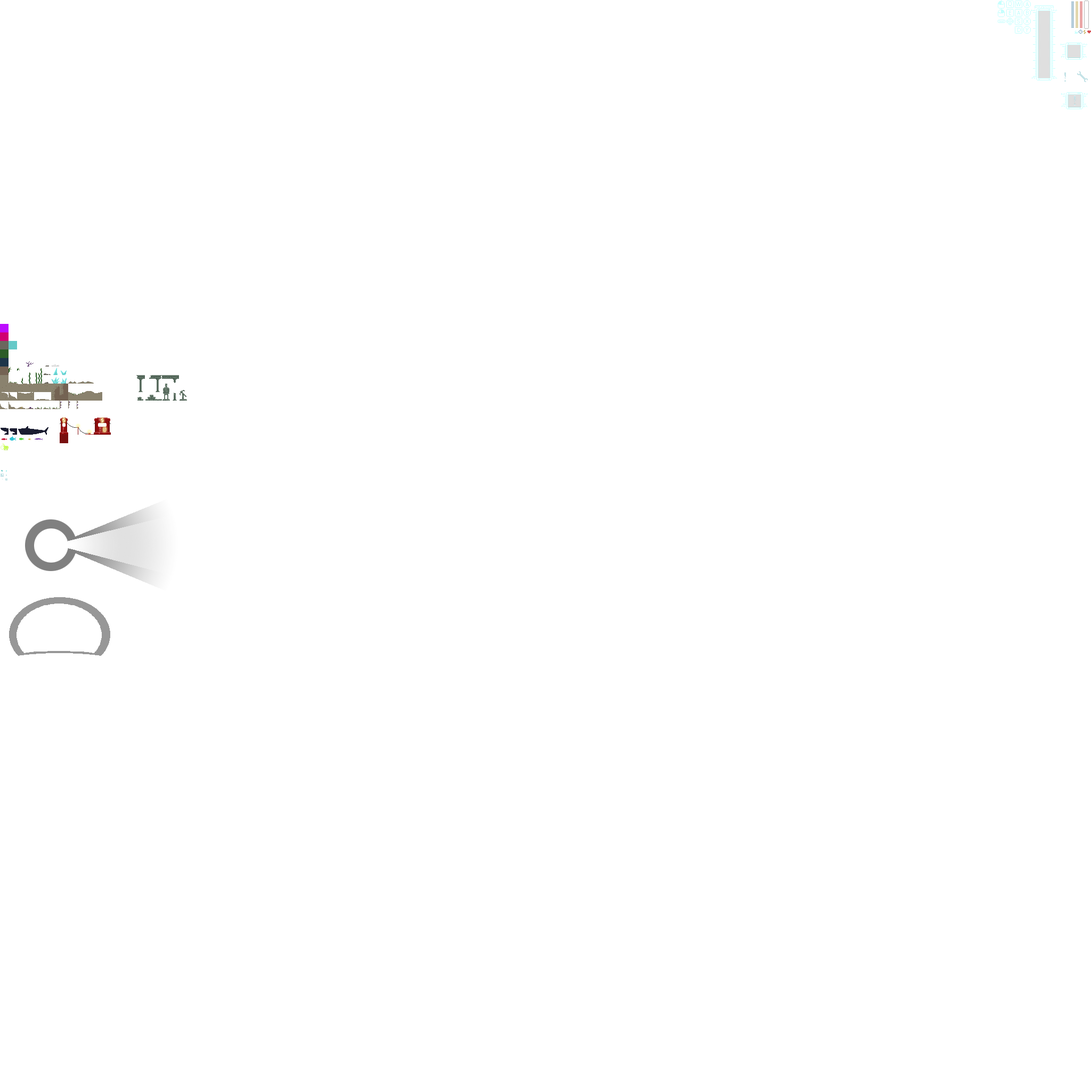
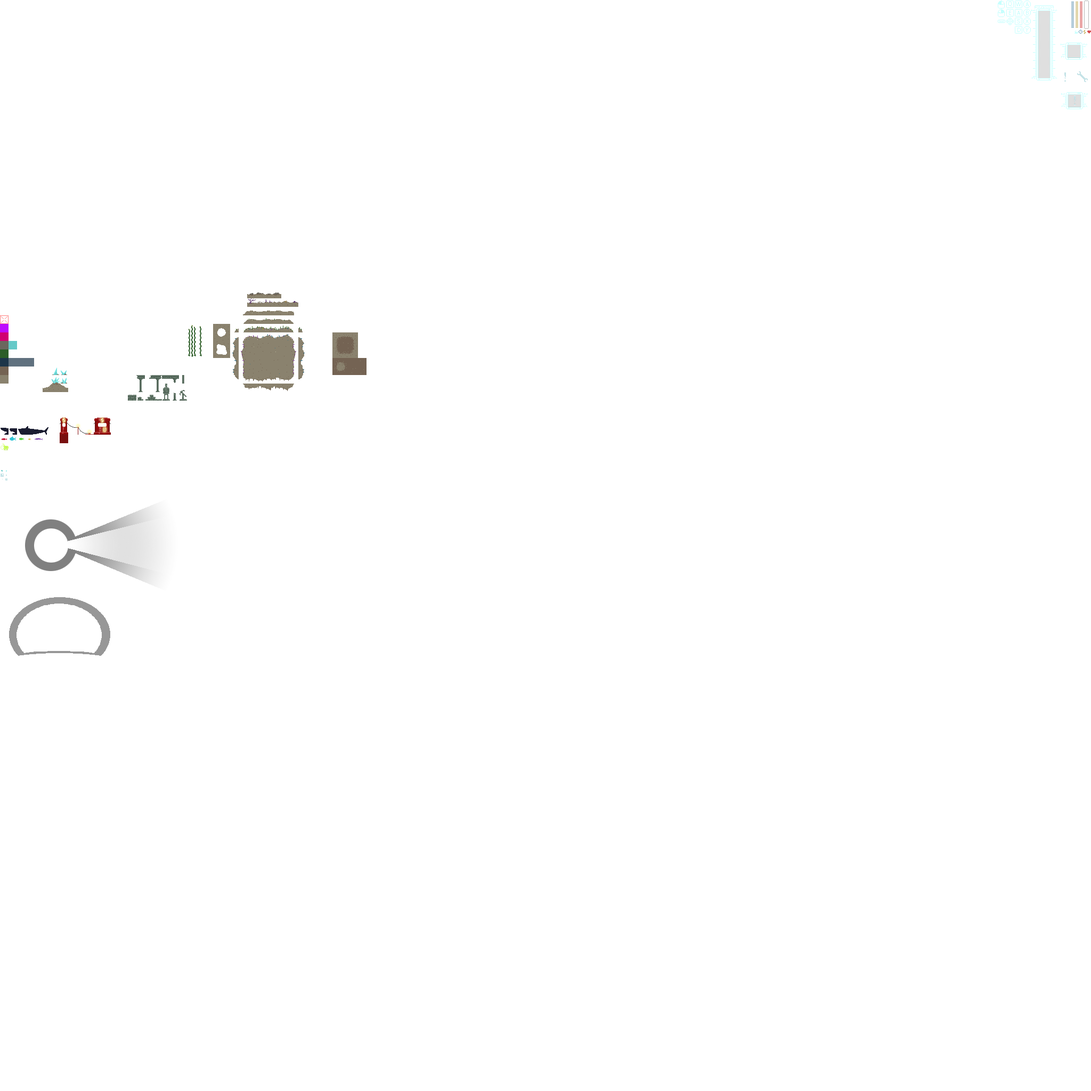
Layered file, before and after one edit (1091px x 1091px). Changes by layer:
removed layer "level design tiles" from group "Tiles" over [0, 358, 185, 410]
added layer "water screen" (70%) in group "Tiles" over [8, 358, 35, 367]
added layer "solid collision" (50%) in group "Tiles" over [0, 315, 9, 325]
added layer "Layer 5" in group "Tiles" over [0, 292, 367, 410]
